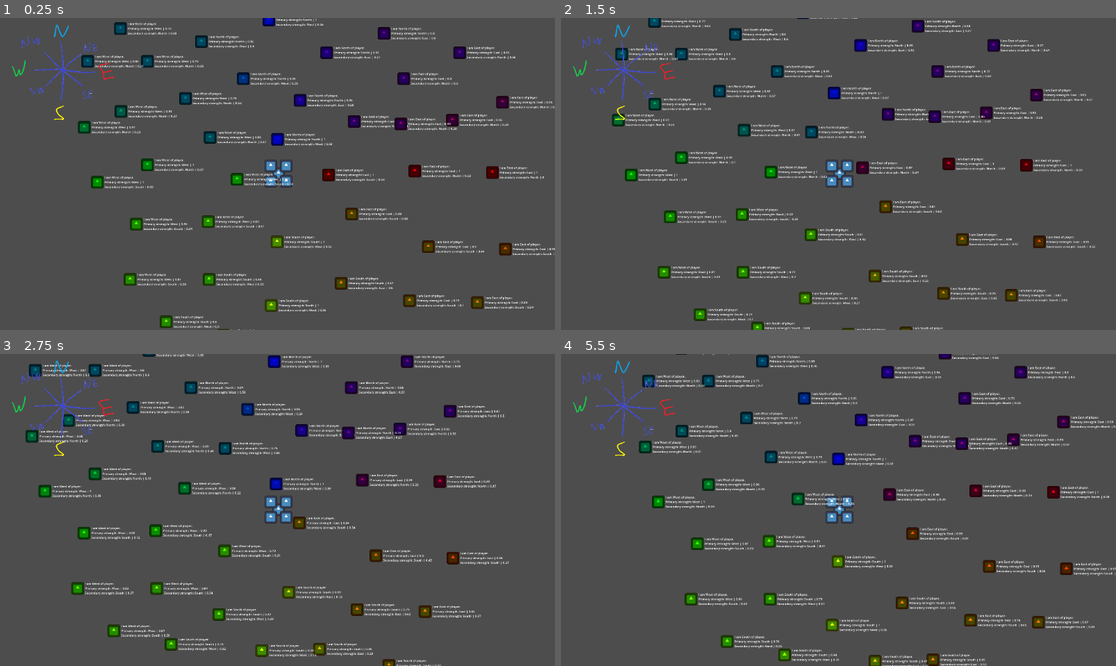
Above: before the commit, frames 1-4 (two rows, left to right).
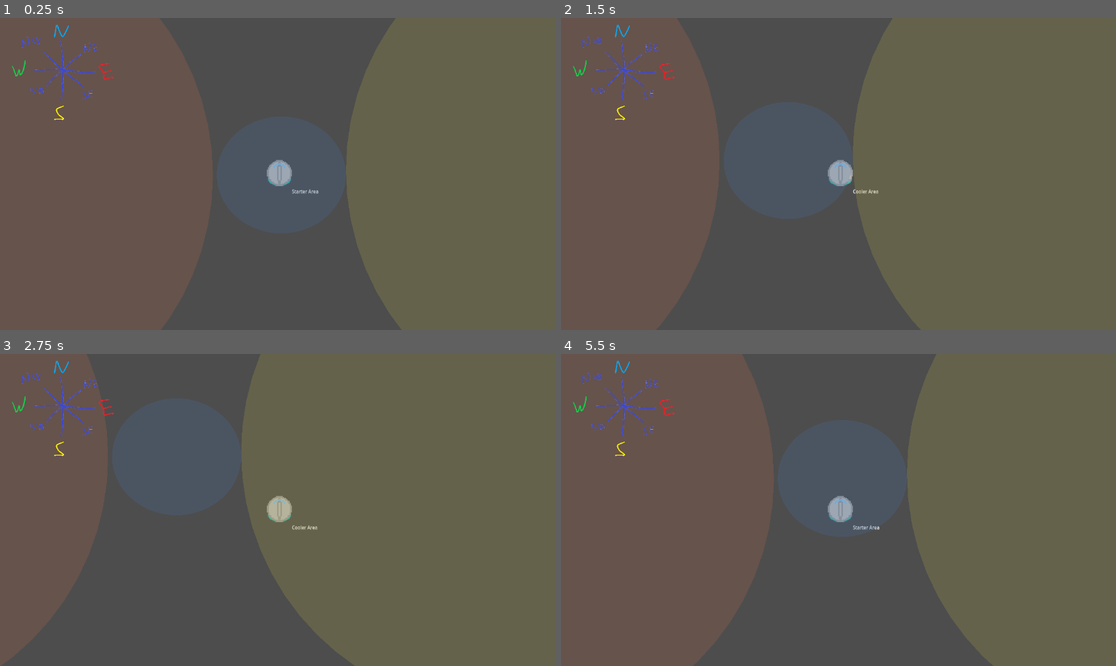
Above: after the commit, the same moments.

Repository: Noriclol/MathAssignment
Game: Godot game, scene res://Assignment/Assignment.tscn
Two runs of this game, one before a commit and one after it. Both use one fixed random seed, a clock stepped at 60 frames per second and the inputs below. The engine's default icon, where the game draws it, is replaced by a stand-in: a white triangle on a blue panel in a dark square.
Inputs:
- Up to frame 1 (0.25 s): no input
- Up to frame 2 (1.5 s): tap Enter at 0.5 s; hold Right (ui_right) 0.53-1.28 s; hold Down (ui_down) from 1.28 s (still down)
- Up to frame 3 (2.75 s): release Down (ui_down) at 2.03 s; hold Right (ui_right) from 2.03 s (still down)
- Up to frame 4 (5.5 s): release Right (ui_right) at 2.78 s; hold Up (ui_up) 2.78-3.53 s; hold Left (ui_left) 3.53-5.03 s; hold Down (ui_down) from 5.03 s (still down)

The runs differ from the first frame. In frame 1, 40% of the frame differs, in the area x 0-100%, y 0-100%; in frame 2, 31%; in frame 3, 22%; in frame 4, 41%.

Commit message:
Assignment3

Diff:
--- a/Assignment/Assignment.tscn
+++ b/Assignment/Assignment.tscn
@@ -1,221 +1,40 @@
 [gd_scene load_steps=3 format=3 uid="uid://xhgc7o2qe8a3"]
 
 [ext_resource type="PackedScene" uid="uid://cyyr0ybvkv05n" path="res://Assignment/Scenes/Player.tscn" id="1_afurc"]
-[ext_resource type="PackedScene" uid="uid://de1e4tfu7odtr" path="res://Assignment/Scenes/Enemy.tscn" id="2_anmxr"]
+[ext_resource type="PackedScene" uid="uid://ccqcn73fmjcsc" path="res://Assignment/Scenes/Area.tscn" id="3_m1kcm"]
 
 [node name="Node2D" type="Node2D"]
 
-[node name="Player" parent="." instance=ExtResource("1_afurc")]
+[node name="Player" parent="." groups=["Bodies"] instance=ExtResource("1_afurc")]
 position = Vector2(-2, -3)
 speed = 75
 
 [node name="Camera2D" type="Camera2D" parent="Player"]
 position = Vector2(-2, 1)
+zoom = Vector2(2, 2)
 
-[node name="Enemy" parent="." node_paths=PackedStringArray("player") instance=ExtResource("2_anmxr")]
-position = Vector2(-144, -78)
-player = NodePath("../Player")
+[node name="Node2D" parent="." instance=ExtResource("3_m1kcm")]
+position = Vector2(-339, -1)
+area_name = "cool area"
 
-[node name="Enemy2" parent="." node_paths=PackedStringArray("player") instance=ExtResource("2_anmxr")]
-position = Vector2(155, -111)
-player = NodePath("../Player")
+[node name="Node2D2" parent="." instance=ExtResource("3_m1kcm")]
+position = Vector2(335, -6)
+area_name = "Cooler Area"
 
-[node name="Enemy3" parent="." node_paths=PackedStringArray("player") instance=ExtResource("2_anmxr")]
-position = Vector2(150, 81)
-player = NodePath("../Player")
+[node name="Node2D3" parent="." instance=ExtResource("3_m1kcm")]
+position = Vector2(0, -1)
+scale = Vector2(-0.25, 0.226667)
+area_name = "Starter Area"
 
-[node name="Enemy4" parent="." node_paths=PackedStringArray("player") instance=ExtResource("2_anmxr")]
-position = Vector2(-148, 97)
-player = NodePath("../Player")
-
-[node name="Enemy5" parent="." node_paths=PackedStringArray("player") instance=ExtResource("2_anmxr")]
-position = Vector2(-4, -74)
-player = NodePath("../Player")
-
-[node name="Enemy6" parent="." node_paths=PackedStringArray("player") instance=ExtResource("2_anmxr")]
-position = Vector2(102, 0)
-player = NodePath("../Player")
-
-[node name="Enemy7" parent="." node_paths=PackedStringArray("player") instance=ExtResource("2_anmxr")]
-position = Vector2(258, -200)
-player = NodePath("../Player")
-
-[node name="Enemy8" parent="." node_paths=PackedStringArray("player") instance=ExtResource("2_anmxr")]
-position = Vector2(98, -254)
-player = NodePath("../Player")
-
-[node name="Enemy9" parent="." node_paths=PackedStringArray("player") instance=ExtResource("2_anmxr")]
-position = Vector2(-75, -200)
-player = NodePath("../Player")
-
-[node name="Enemy10" parent="." node_paths=PackedStringArray("player") instance=ExtResource("2_anmxr")]
-position = Vector2(-274, -21)
-player = NodePath("../Player")
-
-[node name="Enemy11" parent="." node_paths=PackedStringArray("player") instance=ExtResource("2_anmxr")]
-position = Vector2(-5, 139)
-player = NodePath("../Player")
-
-[node name="Enemy12" parent="." node_paths=PackedStringArray("player") instance=ExtResource("2_anmxr")]
-position = Vector2(281, -8)
-player = NodePath("../Player")
-
-[node name="Enemy13" parent="." node_paths=PackedStringArray("player") instance=ExtResource("2_anmxr")]
-position = Vector2(359, -114)
-player = NodePath("../Player")
-
-[node name="Enemy14" parent="." node_paths=PackedStringArray("player") instance=ExtResource("2_anmxr")]
-position = Vector2(-88, 9)
-player = NodePath("../Player")
-
-[node name="Enemy15" parent="." node_paths=PackedStringArray("player") instance=ExtResource("2_anmxr")]
-position = Vector2(-297, 102)
-player = NodePath("../Player")
-
-[node name="Enemy16" parent="." node_paths=PackedStringArray("player") instance=ExtResource("2_anmxr")]
-position = Vector2(-146, 217)
-player = NodePath("../Player")
-
-[node name="Enemy17" parent="." node_paths=PackedStringArray("player") instance=ExtResource("2_anmxr")]
-position = Vector2(128, 225)
-player = NodePath("../Player")
-
-[node name="Enemy18" parent="." node_paths=PackedStringArray("player") instance=ExtResource("2_anmxr")]
-position = Vector2(309, 149)
-player = NodePath("../Player")
-
-[node name="Enemy19" parent="." node_paths=PackedStringArray("player") instance=ExtResource("2_anmxr")]
-position = Vector2(442, -5)
-player = NodePath("../Player")
-
-[node name="Enemy20" parent="." node_paths=PackedStringArray("player") instance=ExtResource("2_anmxr")]
-position = Vector2(463, -151)
-player = NodePath("../Player")
-
-[node name="Enemy21" parent="." node_paths=PackedStringArray("player") instance=ExtResource("2_anmxr")]
-position = Vector2(374, -254)
-player = NodePath("../Player")
-
-[node name="Enemy22" parent="." node_paths=PackedStringArray("player") instance=ExtResource("2_anmxr")]
-position = Vector2(252, -106)
-player = NodePath("../Player")
-
-[node name="Enemy23" parent="." node_paths=PackedStringArray("player") instance=ExtResource("2_anmxr")]
-position = Vector2(43, -155)
-player = NodePath("../Player")
-
-[node name="Enemy24" parent="." node_paths=PackedStringArray("player") instance=ExtResource("2_anmxr")]
-position = Vector2(-195, -159)
-player = NodePath("../Player")
-
-[node name="Enemy25" parent="." node_paths=PackedStringArray("player") instance=ExtResource("2_anmxr")]
-position = Vector2(-329, -132)
-player = NodePath("../Player")
-
-[node name="Enemy26" parent="." node_paths=PackedStringArray("player") instance=ExtResource("2_anmxr")]
-position = Vector2(-378, 15)
-player = NodePath("../Player")
-
-[node name="Enemy27" parent="." node_paths=PackedStringArray("player") instance=ExtResource("2_anmxr")]
-position = Vector2(-310, 217)
-player = NodePath("../Player")
-
-[node name="Enemy28" parent="." node_paths=PackedStringArray("player") instance=ExtResource("2_anmxr")]
-position = Vector2(-17, 271)
-player = NodePath("../Player")
-
-[node name="Enemy29" parent="." node_paths=PackedStringArray("player") instance=ExtResource("2_anmxr")]
-position = Vector2(270, 261)
-player = NodePath("../Player")
-
-[node name="Enemy30" parent="." node_paths=PackedStringArray("player") instance=ExtResource("2_anmxr")]
-position = Vector2(469, 154)
-player = NodePath("../Player")
-
-[node name="Enemy31" parent="." node_paths=PackedStringArray("player") instance=ExtResource("2_anmxr")]
-position = Vector2(-162, -277)
-player = NodePath("../Player")
-
-[node name="Enemy32" parent="." node_paths=PackedStringArray("player") instance=ExtResource("2_anmxr")]
-position = Vector2(-274, -236)
-player = NodePath("../Player")
-
-[node name="Enemy33" parent="." node_paths=PackedStringArray("player") instance=ExtResource("2_anmxr")]
-position = Vector2(-398, -236)
-player = NodePath("../Player")
-
-[node name="Enemy34" parent="." node_paths=PackedStringArray("player") instance=ExtResource("2_anmxr")]
-position = Vector2(-405, -99)
-player = NodePath("../Player")
-
-[node name="Enemy35" parent="." node_paths=PackedStringArray("player") instance=ExtResource("2_anmxr")]
-position = Vector2(-22, -322)
-player = NodePath("../Player")
-
-[node name="Enemy36" parent="." node_paths=PackedStringArray("player") instance=ExtResource("2_anmxr")]
-position = Vector2(105, -393)
-player = NodePath("../Player")
-
-[node name="Enemy37" parent="." node_paths=PackedStringArray("player") instance=ExtResource("2_anmxr")]
-position = Vector2(217, -294)
-player = NodePath("../Player")
-
-[node name="Enemy38" parent="." node_paths=PackedStringArray("player") instance=ExtResource("2_anmxr")]
-position = Vector2(281, -404)
-player = NodePath("../Player")
-
-[node name="Enemy39" parent="." node_paths=PackedStringArray("player") instance=ExtResource("2_anmxr")]
-position = Vector2(-3, -470)
-player = NodePath("../Player")
-
-[node name="Enemy40" parent="." node_paths=PackedStringArray("player") instance=ExtResource("2_anmxr")]
-position = Vector2(-135, -404)
-player = NodePath("../Player")
-
-[node name="Enemy41" parent="." node_paths=PackedStringArray("player") instance=ExtResource("2_anmxr")]
-position = Vector2(-296, -386)
-player = NodePath("../Player")
-
-[node name="Enemy42" parent="." node_paths=PackedStringArray("player") instance=ExtResource("2_anmxr")]
-position = Vector2(-453, -358)
-player = NodePath("../Player")
-
-[node name="Enemy43" parent="." node_paths=PackedStringArray("player") instance=ExtResource("2_anmxr")]
-position = Vector2(-330, -304)
-player = NodePath("../Player")
-
-[node name="Enemy44" parent="." node_paths=PackedStringArray("player") instance=ExtResource("2_anmxr")]
-position = Vector2(411, 265)
-player = NodePath("../Player")
-
-[node name="Enemy45" parent="." node_paths=PackedStringArray("player") instance=ExtResource("2_anmxr")]
-position = Vector2(192, 343)
-player = NodePath("../Player")
-
-[node name="Enemy46" parent="." node_paths=PackedStringArray("player") instance=ExtResource("2_anmxr")]
-position = Vector2(336, 377)
-player = NodePath("../Player")
-
-[node name="Enemy47" parent="." node_paths=PackedStringArray("player") instance=ExtResource("2_anmxr")]
-position = Vector2(72, 346)
-player = NodePath("../Player")
-
-[node name="Enemy48" parent="." node_paths=PackedStringArray("player") instance=ExtResource("2_anmxr")]
-position = Vector2(-116, 333)
-player = NodePath("../Player")
-
-[node name="Enemy49" parent="." node_paths=PackedStringArray("player") instance=ExtResource("2_anmxr")]
-position = Vector2(-235, 305)
-player = NodePath("../Player")
-
-[node name="Enemy50" parent="." node_paths=PackedStringArray("player") instance=ExtResource("2_anmxr")]
-position = Vector2(-31, 415)
-player = NodePath("../Player")
-
-[node name="Enemy51" parent="." node_paths=PackedStringArray("player") instance=ExtResource("2_anmxr")]
-position = Vector2(153, 431)
-player = NodePath("../Player")
-
-[node name="Enemy52" parent="." node_paths=PackedStringArray("player") instance=ExtResource("2_anmxr")]
-position = Vector2(280, 445)
-player = NodePath("../Player")
+[connection signal="area_entered" from="Node2D" to="Player" method="_on_node_2d_area_entered"]
+[connection signal="area_exited" from="Node2D" to="Player" method="_on_node_2d_area_exited"]
+[connection signal="body_entered" from="Node2D" to="Node2D" method="_on_body_entered"]
+[connection signal="body_exited" from="Node2D" to="Node2D" method="_on_body_exited"]
+[connection signal="area_entered" from="Node2D2" to="Player" method="_on_node_2d_area_entered"]
+[connection signal="area_exited" from="Node2D2" to="Player" method="_on_node_2d_area_exited"]
+[connection signal="body_entered" from="Node2D2" to="Node2D2" method="_on_body_entered"]
+[connection signal="body_exited" from="Node2D2" to="Node2D2" method="_on_body_exited"]
+[connection signal="area_entered" from="Node2D3" to="Player" method="_on_node_2d_area_entered"]
+[connection signal="area_exited" from="Node2D3" to="Player" method="_on_node_2d_area_exited"]
+[connection signal="body_entered" from="Node2D3" to="Node2D3" method="_on_body_entered"]
+[connection signal="body_exited" from="Node2D3" to="Node2D3" method="_on_body_exited"]
--- /dev/null
+++ b/Assignment/Scenes/Area.tscn
@@ -0,0 +1,12 @@
+[gd_scene load_steps=3 format=3 uid="uid://ccqcn73fmjcsc"]
+
+[ext_resource type="Script" path="res://Assignment/Scripts/Area.gd" id="1_xi0qa"]
+
+[sub_resource type="CircleShape2D" id="CircleShape2D_shfoh"]
+radius = 268.0
+
+[node name="Node2D" type="Area2D"]
+script = ExtResource("1_xi0qa")
+
+[node name="CollisionShape2D" type="CollisionShape2D" parent="."]
+shape = SubResource("CircleShape2D_shfoh")
--- a/Assignment/Scenes/Enemy.tscn
+++ b/Assignment/Scenes/Enemy.tscn
@@ -1,7 +1,7 @@
-[gd_scene load_steps=11 format=3 uid="uid://de1e4tfu7odtr"]
+[gd_scene load_steps=11 format=3 uid="uid://c05l27o1m82g2"]
 
-[ext_resource type="Script" path="res://Assignment/Scripts/Enemy.gd" id="1_1l7ve"]
-[ext_resource type="Texture2D" uid="uid://cx7dyqvqhofnn" path="res://icon.svg" id="2_hm5ek"]
+[ext_resource type="Script" path="res://Assignment/Scripts/Enemy.gd" id="1_gal8v"]
+[ext_resource type="Texture2D" uid="uid://bxcnof7bvwdkw" path="res://Assets/Asteroid.png" id="2_md8xc"]
 [ext_resource type="Script" path="res://Assignment/Scripts/StateMachine.gd" id="3_hcusy"]
 [ext_resource type="Script" path="res://Assignment/Scripts/states/position/StatePositionNorth.gd" id="4_den8c"]
 [ext_resource type="Script" path="res://Assignment/Scripts/states/position/StatePositionSouth.gd" id="5_7d36r"]
@@ -10,48 +10,50 @@
 [ext_resource type="Script" path="res://Assignment/Scripts/states/position/StatePositionUndecided.gd" id="8_uq3gu"]
 [ext_resource type="PackedScene" uid="uid://ynxvarw4ox4o" path="res://Assignment/Scenes/InfoPanel.tscn" id="9_uj50r"]
 
-[sub_resource type="CircleShape2D" id="CircleShape2D_kv1qn"]
-radius = 14.0
+[sub_resource type="CircleShape2D" id="CircleShape2D_k3b50"]
+radius = 14.0357
 
-[node name="Enemy" type="Area2D"]
-script = ExtResource("1_1l7ve")
+[node name="RigidBody2D" type="RigidBody2D"]
+gravity_scale = 0.0
+script = ExtResource("1_gal8v")
+
+[node name="CollisionShape2D" type="CollisionShape2D" parent="."]
+shape = SubResource("CircleShape2D_k3b50")
 
 [node name="Sprite2D" type="Sprite2D" parent="."]
-scale = Vector2(0.2, 0.2)
-texture = ExtResource("2_hm5ek")
+texture_filter = 1
+scale = Vector2(-1.07248, 0.99029)
+texture = ExtResource("2_md8xc")
 
-[node name="CollisionShape2D" type="CollisionShape2D" parent="."]
-shape = SubResource("CircleShape2D_kv1qn")
-
-[node name="StateMachine" type="Node" parent="." node_paths=PackedStringArray("start_state")]
+[node name="StateMachine_Position" type="Node" parent="." node_paths=PackedStringArray("start_state")]
 script = ExtResource("3_hcusy")
 start_state = NodePath("StatePositionUndecided")
 
-[node name="StatePositionNorth" type="Node" parent="StateMachine" node_paths=PackedStringArray("state_position_south", "state_position_west", "state_position_east")]
+[node name="StatePositionNorth" type="Node" parent="StateMachine_Position" node_paths=PackedStringArray("state_position_south", "state_position_west", "state_position_east")]
 script = ExtResource("4_den8c")
 state_position_south = NodePath("../StatePositionSouth")
 state_position_west = NodePath("../StatePositionWest")
 state_position_east = NodePath("../StatePositionEast")
 
-[node name="StatePositionSouth" type="Node" parent="StateMachine" node_paths=PackedStringArray("state_position_north", "state_position_west", "state_position_east")]
+[node name="StatePositionSouth" type="Node" parent="StateMachine_Position" node_paths=PackedStringArray("state_position_north", "state_position_west", "state_position_east")]
 script = ExtResource("5_7d36r")
 state_position_north = NodePath("../StatePositionNorth")
 state_position_west = NodePath("../StatePositionWest")
 state_position_east = NodePath("../StatePositionEast")
 
-[node name="StatePositionWest" type="Node" parent="StateMachine" node_paths=PackedStringArray("state_position_north", "state_position_south", "state_position_east")]
+[node name="StatePositionWest" type="Node" parent="StateMachine_Position" node_paths=PackedStringArray("state_position_north", "state_position_south", "state_position_east")]
 script = ExtResource("6_ant3b")
 state_position_north = NodePath("../StatePositionNorth")
 state_position_south = NodePath("../StatePositionSouth")
 state_position_east = NodePath("../StatePositionEast")
 
-[node name="StatePositionEast" type="Node" parent="StateMachine" node_paths=PackedStringArray("state_position_north", "state_position_south", "state_position_west")]
+[node name="StatePositionEast" type="Node" parent="StateMachine_Position" node_paths=PackedStringArray("state_position_north", "state_position_south", "state_position_west")]
 script = ExtResource("7_ske81")
 state_position_north = NodePath("../StatePositionNorth")
 state_position_south = NodePath("../StatePositionSouth")
 state_position_west = NodePath("../StatePositionWest")
 
-[node name="StatePositionUndecided" type="Node" parent="StateMachine" node_paths=PackedStringArray("state_position_north", "state_position_south", "state_position_west", "state_position_east")]
+[node name="StatePositionUndecided" type="Node" parent="StateMachine_Position" node_paths=PackedStringArray("state_position_north", "state_position_south", "state_position_west", "state_position_east")]
 script = ExtResource("8_uq3gu")
 state_position_north = NodePath("../StatePositionNorth")
 state_position_south = NodePath("../StatePositionSouth")
--- /dev/null
+++ b/Assignment/Scenes/InfoPanelArea.tscn
@@ -0,0 +1,33 @@
+[gd_scene load_steps=2 format=3 uid="uid://bmq6oh3t4sd3j"]
+
+[ext_resource type="Script" path="res://Assignment/Scripts/InfoPanelArea.gd" id="1_ieg1o"]
+
+[node name="InfoPanel" type="VBoxContainer"]
+anchors_preset = 4
+anchor_top = 0.5
+anchor_bottom = 0.5
+offset_top = -325.0
+offset_right = 63.0
+offset_bottom = -239.0
+grow_vertical = 2
+size_flags_horizontal = 0
+script = ExtResource("1_ieg1o")
+
+[node name="Label" type="Label" parent="."]
+layout_mode = 2
+text = "Info:"
+
+[node name="Label2" type="Label" parent="."]
+visible = false
+layout_mode = 2
+text = "position"
+
+[node name="Label3" type="Label" parent="."]
+visible = false
+layout_mode = 2
+text = "Info:"
+
+[node name="Label4" type="Label" parent="."]
+visible = false
+layout_mode = 2
+text = "Info:"
--- a/Assignment/Scenes/Player.tscn
+++ b/Assignment/Scenes/Player.tscn
@@ -1,7 +1,8 @@
-[gd_scene load_steps=4 format=3 uid="uid://cyyr0ybvkv05n"]
+[gd_scene load_steps=5 format=3 uid="uid://cyyr0ybvkv05n"]
 
 [ext_resource type="Script" path="res://Assignment/Scripts/Player.gd" id="1_evv61"]
-[ext_resource type="Texture2D" uid="uid://cx7dyqvqhofnn" path="res://icon.svg" id="2_flmt3"]
+[ext_resource type="Texture2D" uid="uid://cr0yaqucmrwyl" path="res://Assets/Ship.png" id="2_hmoki"]
+[ext_resource type="PackedScene" uid="uid://bmq6oh3t4sd3j" path="res://Assignment/Scenes/InfoPanelArea.tscn" id="3_86vf0"]
 
 [sub_resource type="CircleShape2D" id="CircleShape2D_kv1qn"]
 radius = 14.0
@@ -10,28 +11,17 @@
 script = ExtResource("1_evv61")
 
 [node name="Sprite2D" type="Sprite2D" parent="."]
-scale = Vector2(0.2, 0.2)
-texture = ExtResource("2_flmt3")
-
-[node name="Sprite2D2" type="Sprite2D" parent="."]
-position = Vector2(16, -16)
-scale = Vector2(0.2, 0.2)
-texture = ExtResource("2_flmt3")
-
-[node name="Sprite2D3" type="Sprite2D" parent="."]
-position = Vector2(-16, -16)
-scale = Vector2(0.2, 0.2)
-texture = ExtResource("2_flmt3")
-
-[node name="Sprite2D4" type="Sprite2D" parent="."]
-position = Vector2(-16, 16)
-scale = Vector2(0.2, 0.2)
-texture = ExtResource("2_flmt3")
-
-[node name="Sprite2D5" type="Sprite2D" parent="."]
-position = Vector2(16, 16)
-scale = Vector2(0.2, 0.2)
-texture = ExtResource("2_flmt3")
+texture_filter = 3
+scale = Vector2(0.860762, 0.83337)
+texture = ExtResource("2_hmoki")
 
 [node name="CollisionShape2D" type="CollisionShape2D" parent="."]
 shape = SubResource("CircleShape2D_kv1qn")
+
+[node name="InfoPanel" parent="." node_paths=PackedStringArray("player") instance=ExtResource("3_86vf0")]
+offset_left = 13.0
+offset_top = 15.0
+offset_right = 181.0
+offset_bottom = 101.0
+scale = Vector2(0.293226, 0.346578)
+player = NodePath("..")
--- /dev/null
+++ b/Assignment/Scripts/Area.gd
@@ -0,0 +1,32 @@
+extends Area2D
+class_name Area
+
+@export var area_name : String = "new area"
+@onready var collider : CollisionShape2D = $CollisionShape2D
+
+var random = Color.from_hsv(randf(),randf_range(0.5,1),randf_range(0.5,0.9), 0.3)
+
+func _on_body_entered(body: Node2D) -> void:
+	if body is Player:
+		body.area = self
+		body.info_panel._update_info()
+		print(body.area.area_name)
+	pass # Replace with function body.
+
+
+func _on_body_exited(body: Node2D) -> void:
+	if body is Player:
+		if body.area == self:
+			body.area = null
+	pass # Replace with function body.
+
+func _ready() -> void:
+	pass
+
+func _process(delta: float) -> void:
+	queue_redraw()
+
+func _draw() -> void:
+	if collider.shape is CircleShape2D:
+		var radius = collider.shape.radius
+		draw_circle(Vector2.ZERO, radius , random)
--- a/Assignment/Scripts/Enemy.gd
+++ b/Assignment/Scripts/Enemy.gd
@@ -1,12 +1,13 @@
-
 extends Node2D
 class_name Enemy
 
 @export var player : CharacterBody2D
-@onready var statemachine : StateMachine = $StateMachine
+
+@onready var statemachine_position : StateMachine = $StateMachine_Position
 @onready var info_panel : VBoxContainer = $InfoPanel
+@onready var object_sprite : Sprite2D = $Sprite2D
 
-@onready var object_sprite : Sprite2D = $Sprite2D
+@onready var collider: CollisionShape2D = $CollisionShape2D
 
 var forward: float = 0
 var right: float = 0
@@ -14,16 +15,13 @@
 var relative_position_primary : Global.PlayerDirection
 var relative_position_secondary : Global.PlayerDirection
 
-var color_quadrant : Global.quadrant
-
-
 var color_north : Color = Color.BLUE
 var color_south : Color = Color.YELLOW
 var color_west : Color = Color.GREEN
 var color_east : Color = Color.RED
 
 func _ready() -> void:
-	statemachine.init(self as Enemy)
+	statemachine_position.init(self as Enemy)
 	info_panel.enemy = self
 
 
@@ -31,10 +29,9 @@
 	_check_relative_position()
 	_set_primary()
 	_set_secondary()
-
-	statemachine.process_frame(delta)
+	statemachine_position.process_frame(delta)
 	_set_sprite_color_adv()
-
+	queue_redraw()
 
 
 func _fetch_color(pos:Global.PlayerDirection) -> Color:
@@ -78,13 +75,11 @@
 	forward = direction_to_player.y
 	right = direction_to_player.x
 
-
 func _set_primary() -> void:
 	if absf(forward) > absf(right):
 		if forward > 0:
 			relative_position_primary = Global.PlayerDirection.North
 			return
-
 		if forward < 0:
 			relative_position_primary = Global.PlayerDirection.South
 			return
@@ -93,13 +88,10 @@
 		if right > 0:
 			relative_position_primary = Global.PlayerDirection.West
 			return
-
 		if right < 0:
 			relative_position_primary = Global.PlayerDirection.East
 			return
 	return
-
-
 
 func _set_secondary() -> void:
 	if relative_position_primary == Global.PlayerDirection.North or  relative_position_primary == Global.PlayerDirection.South:
@@ -118,30 +110,6 @@
 			return
 	pass
 
-
-func _set_quadrant()-> void:
+func _draw() -> void:
+	draw_circle(Vector2.ZERO, 50, Color.GREEN)
 	pass
-
-func _set_enum() -> void:
-	# forward
-	if absf(forward) > absf(right):
-		if forward > 0:
-			relative_position_primary = Global.PlayerDirection.North
-			return
-		if forward == 0:
-			pass
-		if forward < 0:
-			relative_position_primary = Global.PlayerDirection.South
-			return
-
-	#right
-	else:
-		if right > 0:
-			relative_position_primary = Global.PlayerDirection.West
-
-			return
-		if right == 0:
-			pass
-		if right < 0:
-			relative_position_primary = Global.PlayerDirection.East
-			return
--- a/Assignment/Scripts/InfoPanel.gd
+++ b/Assignment/Scripts/InfoPanel.gd
@@ -25,8 +25,6 @@
 	return "null"
 
 
-
-
 # Called every frame. 'delta' is the elapsed time since the previous frame.
 func _process(_delta: float) -> void:
 	_update_info()
--- /dev/null
+++ b/Assignment/Scripts/InfoPanelArea.gd
@@ -0,0 +1,11 @@
+extends VBoxContainer
+
+@onready var area_text : Label = $Label
+@onready var primary : Label = $Label2
+@onready var secondary : Label = $Label3
+
+@export var player : Player
+
+func _update_info() -> void:
+	if player.area:
+		area_text.text = player.area.area_name
--- a/Assignment/Scripts/Player.gd
+++ b/Assignment/Scripts/Player.gd
@@ -1,10 +1,16 @@
 extends CharacterBody2D
+class_name Player
 
 
 @onready var sprite : Sprite2D = $Sprite2D
 @onready var collider : CollisionShape2D = $CollisionShape2D
+@onready var info_panel : VBoxContainer = $InfoPanel
 
 @export var speed: int = 55
+var area: Area
+
+func _ready() -> void:
+	info_panel.player = self
 
 func _handle_input() -> void:
 	var move_direction = Input.get_vector("ui_left", "ui_right", "ui_up", "ui_down")
@@ -13,3 +19,7 @@
 func _physics_process(_delta: float) -> void:
 	_handle_input()
 	move_and_slide()
+
+#	Colliders
+#	for index in get_slide_collision_count():
+#		var collision = get_slide_collision(index)
--- /dev/null
+++ b/Assignment/Scripts/states/Range/StateRangeIn.gd
@@ -0,0 +1,22 @@
+class_name StateRangeIn
+extends State
+
+@export var state_range_out : StateRangeOut
+
+func _ready() -> void:
+	pass
+
+func enter() -> void:
+	super()
+	on_entered.emit()
+
+func exit() -> void:
+	super()
+
+func process_frame(_delta:float) -> State:
+	if !parent.in_range():
+		return state_range_out
+	return self
+
+func process_physics(_delta:float) -> State:
+	return null
--- /dev/null
+++ b/Assignment/Scripts/states/Range/StateRangeOut.gd
@@ -0,0 +1,25 @@
+class_name StateRangeOut
+extends State
+
+@export var state_range_in : StateRangeIn
+
+func _ready() -> void:
+	pass
+
+func enter() -> void:
+	super()
+	on_entered.emit()
+
+func exit() -> void:
+	super()
+
+
+
+
+func process_frame(_delta:float) -> State:
+	if parent.in_range():
+		return state_range_in
+	return self
+
+func process_physics(_delta:float) -> State:
+	return null
Binary file added: Assets/Asteroid.png
Not shown, added: Assets/Asteroid.png.import
Binary file added: Assets/Projectile.bmp
Not shown, added: Assets/Projectile.bmp.import
Binary file added: Assets/Ship.png
Not shown, added: Assets/Ship.png.import
Not shown, added: Assignment/Ass3126.tmp
Not shown, added: Assignment/Scenes/Ene6444.tmp
Not shown, added: Assignment/Scenes/Ene9346.tmp
Not shown, added: Assignment/Scenes/Ene96A.tmp
Not shown, added: Assignment/Scenes/EneB362.tmp
Not shown, added: Assignment/Scenes/EneEBC0.tmp
